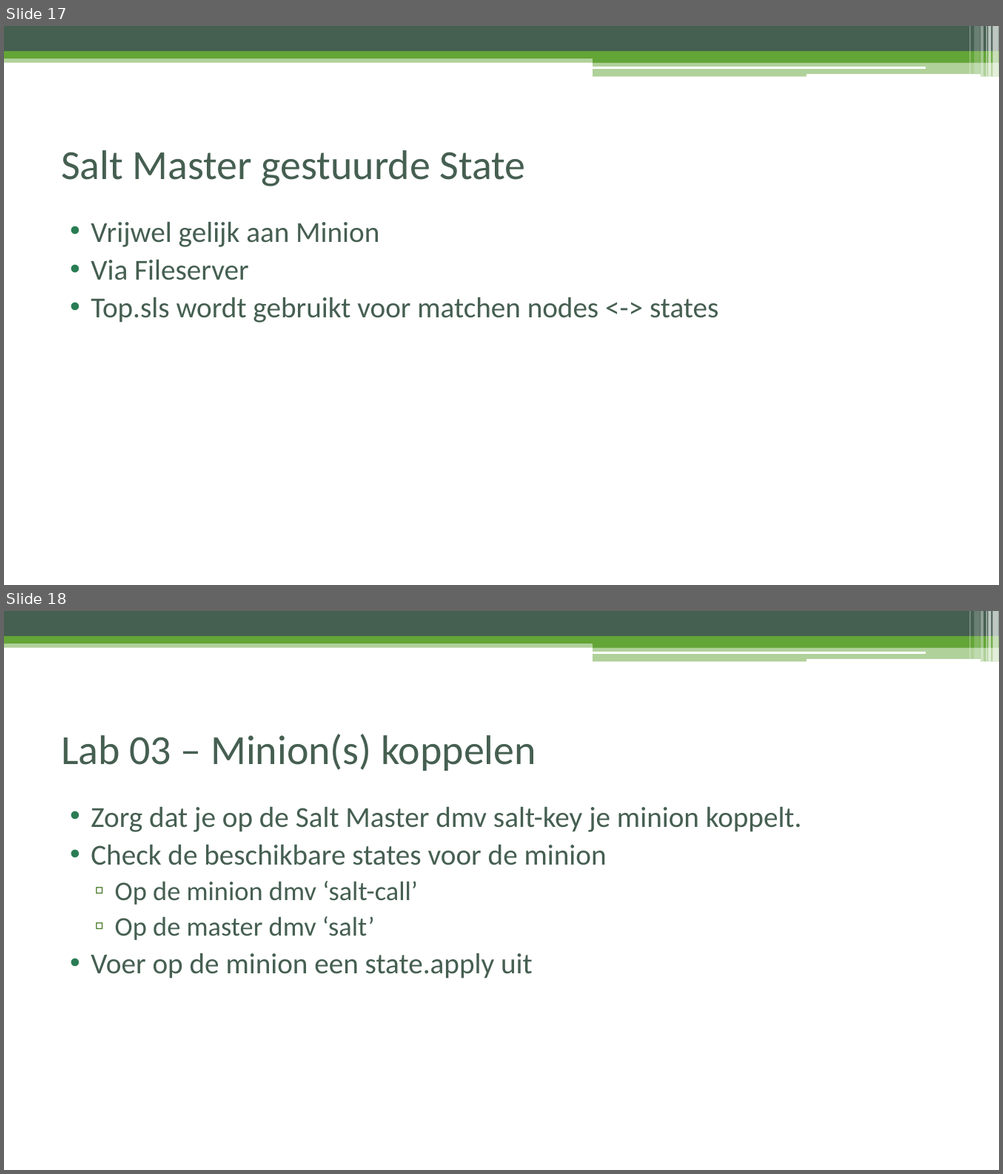
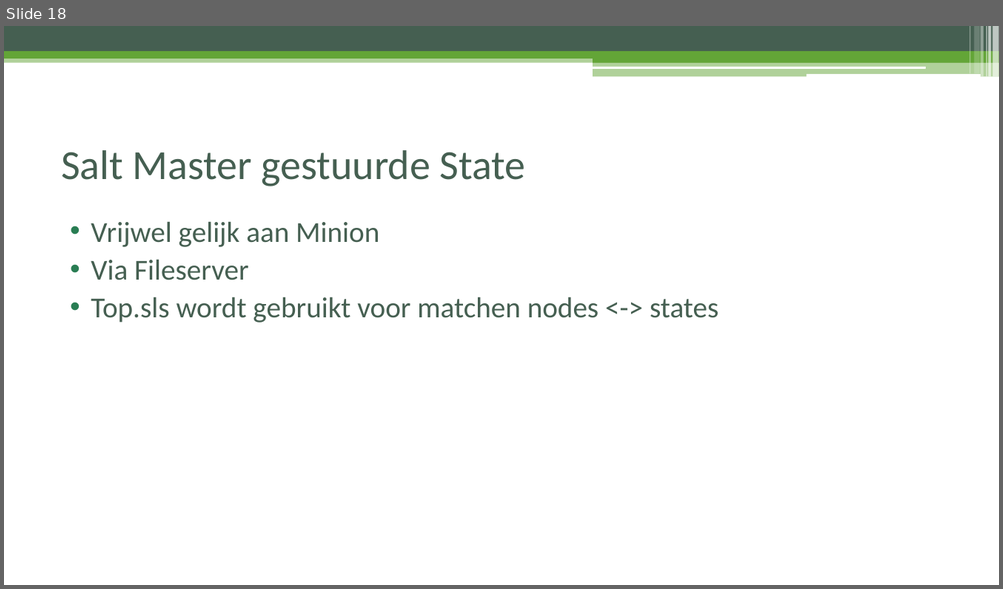
Before and after one commit to FireDrunk/salt-training, a slide deck: presentation.pptx. Shown one above the other, each under a label of ours: slides 17 and 18 before the commit, slide 18 after it. The pictures are 1003x1174 and 1003x589 pixels, drawn with LibreOffice and Linux fonts; fonts in the diff are those of the drawing. Boxes give left, top, right and bottom in pixels: in the first picture for what was removed or moved away, otherwise in the second. Text is boxed around its words. In the diff, an @@ line names an element or a change of style, - is before the commit and + after.

```diff
--- a/presentation.pptx
+++ b/presentation.pptx
@@ slide 18 removed at [4, 611, 999, 1170], background #FFFFFF; not listed: 13 template elements that a slide beside it also shows @@
@@ title removed at [61, 734, 536, 771] @@
-Lab 03 – Minion(s) koppelen
@@ text removed at [91, 806, 802, 979] @@
-• Zorg dat je op de Salt Master dmv salt-key je minion koppelt.
-• Check de beschikbare states voor de minion
-  ▫ Op de minion dmv ‘salt-call’
-  ▫ Op de master dmv ‘salt’
-• Voer op de minion een state.apply uit
@@ what was slide 17 is now slide 18 @@
```
Also in this commit, not shown: 5 slides changed, 4 slides added, 11 other files.
